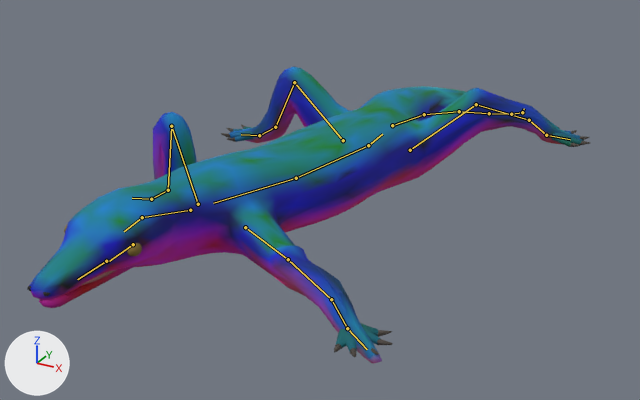
Two versions of the glTF model assets/beast_lizard.glb, one commit apart.
Both versions are drawn from a 50 mm lens placed at (0.593, -1.204, 0.552), pointed at (-0.113, 0.079, -0.089). Every picture has the same lights, and +X, +Y and +Z are marked at lower left. The first picture is the older version. Both versions are drawn at frame 0 of the action 'run'; the numbers are the values there. The bones that bend it are drawn over the model as lines.

The first picture shows 'beast_lizard_hide', 'beast_lizard_horn'.
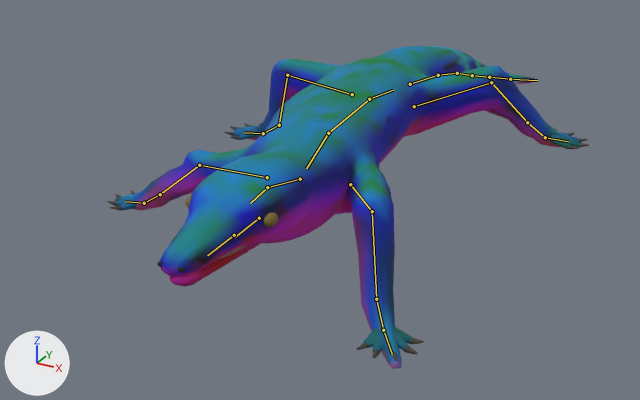
Pixel boxes [x1, y1, x2, y2] of what changed, in the pictures (640 x 400 px):
'beast_lizard_hide', posed (16% narrower, 9% taller): before [29, 66, 584, 363]; after [115, 46, 582, 369]
'beast_lizard_horn', posed (14% narrower): before [27, 124, 590, 357]; after [107, 123, 589, 361]
bone 'body', root to tip: before (368, 145) to (296, 178); after (369, 99) to (328, 133)
bone 'chest', root to tip: before (296, 178) to (213, 203); after (328, 133) to (306, 168)
bone 'femur1.L', root to tip: before (245, 227) to (288, 259); after (350, 184) to (372, 211)
bone 'tibia1.L', root to tip: before (288, 259) to (331, 299); after (372, 211) to (376, 299)
bone 'meta1.L', root to tip: before (331, 299) to (347, 328); after (376, 299) to (383, 330)
bone 'femur1.R', root to tip: before (198, 204) to (171, 126); after (267, 177) to (199, 165)
bone 'tibia1.R', root to tip: before (171, 126) to (168, 190); after (199, 165) to (160, 194)
bone 'meta1.R', root to tip: before (168, 190) to (151, 199); after (160, 194) to (144, 203)
bone 'neck', root to tip: before (190, 210) to (142, 217); after (300, 179) to (267, 187)
bone 'head', root to tip: before (142, 217) to (124, 231); after (267, 187) to (250, 203)
bone 'pelvis', root to tip: before (368, 145) to (382, 134); after (369, 99) to (393, 90)
bone 'femur2.L', root to tip: before (410, 150) to (476, 104); after (414, 106) to (491, 82)
bone 'tibia2.L', root to tip: before (476, 104) to (529, 120); after (491, 82) to (527, 122)
bone 'meta2.L', root to tip: before (529, 120) to (546, 135); after (527, 122) to (545, 137)
bone 'femur2.R', root to tip: before (343, 140) to (294, 82); after (352, 94) to (287, 75)
bone 'tibia2.R', root to tip: before (294, 82) to (275, 127); after (287, 75) to (279, 125)
bone 'meta2.R', root to tip: before (275, 127) to (259, 135); after (279, 125) to (263, 133)
bone 'tail1', root to tip: before (392, 125) to (424, 114); after (410, 84) to (438, 75)
bone 'tail2', root to tip: before (424, 114) to (459, 111); after (438, 75) to (457, 73)
bone 'tail3', root to tip: before (459, 111) to (489, 113); after (457, 73) to (472, 75)
bone 'tail4', root to tip: before (489, 113) to (511, 114); after (472, 75) to (489, 77)
bone 'tail5', root to tip: before (511, 114) to (522, 112); after (489, 77) to (510, 79)
bone 'tail6', root to tip: before (522, 112) to (524, 108); after (510, 79) to (537, 80)

What the commit changed:
Bone 'body' (bone_body) moves from (0.0, -0.002, 0.072) to (0.0, 0.0, -0.009).
Bone 'body' (bone_body) turns from (0, 0, 9) to (0, 0, -8) degrees about its own x, y and z.
Bone 'chest' (bone_chest) turns from (0, 0, 10) to (0, 0, -10) degrees about its own x, y and z.
Bone 'femur1.L' (bone_femur1_l) turns from (-11, 1, 7) to (-1, -9, -50) degrees about its own x, y and z.
Bone 'tibia1.L' (bone_tibia1_l) turns from (84, 0, 0) to (11, 0, 0) degrees about its own x, y and z.
Bone 'meta1.L' (bone_meta1_l) turns from (-73, 0, 0) to (-6, 0, 0) degrees about its own x, y and z.
Bone 'femur1.R' (bone_femur1_r) turns from (58, -1, -2) to (-14, -8, -41) degrees about its own x, y and z.
Bone 'tibia1.R' (bone_tibia1_r) turns from (-62, 0, 0) to (55, 0, 0) degrees about its own x, y and z.
Bone 'meta1.R' (bone_meta1_r) turns from (2, 0, 0) to (-41, 0, 0) degrees about its own x, y and z.
Bone 'neck' (bone_neck) turns from (-6, 0, -13) to (-6, 0, 12) degrees about its own x, y and z.
Bone 'head' (bone_head) turns from (4, 0, -6) to (4, 0, 6) degrees about its own x, y and z.
Bone 'pelvis' (bone_pelvis) turns from (0, 0, 15) to (0, 0, -14) degrees about its own x, y and z.
Bone 'femur2.L' (bone_femur2_l) turns from (27, 1, 9) to (7, 4, 23) degrees about its own x, y and z.
Bone 'tibia2.L' (bone_tibia2_l) turns from (27, 0, 0) to (18, 0, 0) degrees about its own x, y and z.
Bone 'meta2.L' (bone_meta2_l) turns from (-61, 0, 0) to (-32, 0, 0) degrees about its own x, y and z.
Bone 'femur2.R' (bone_femur2_r) turns from (32, 1, 9) to (-1, 3, 23) degrees about its own x, y and z.
Bone 'tibia2.R' (bone_tibia2_r) turns from (-25, 0, 0) to (-4, 0, 0) degrees about its own x, y and z.
Bone 'meta2.R' (bone_meta2_r) turns from (-7, 0, 0) to (7, 0, 0) degrees about its own x, y and z.
Bone 'tail1' (bone_tail1) turns from (-3, 0, -8) to (-3, 0, 8) degrees about its own x, y and z.
Bone 'tail2' (bone_tail2) turns from (-3, 0, -5) to (-3, 0, 5) degrees about its own x, y and z.
Bone 'tail3' (bone_tail3) turns from (-3, 0, -1) to (-3, 0, 1) degrees about its own x, y and z.
Bone 'tail4' (bone_tail4) turns from (0, 0, 4) to (0, 0, -4) degrees about its own x, y and z.
Bone 'tail5' (bone_tail5) turns from (0, 0, 8) to (0, 0, -7) degrees about its own x, y and z.
Bone 'tail6' (bone_tail6) turns from (0, 0, 9) to (0, 0, -9) degrees about its own x, y and z.
